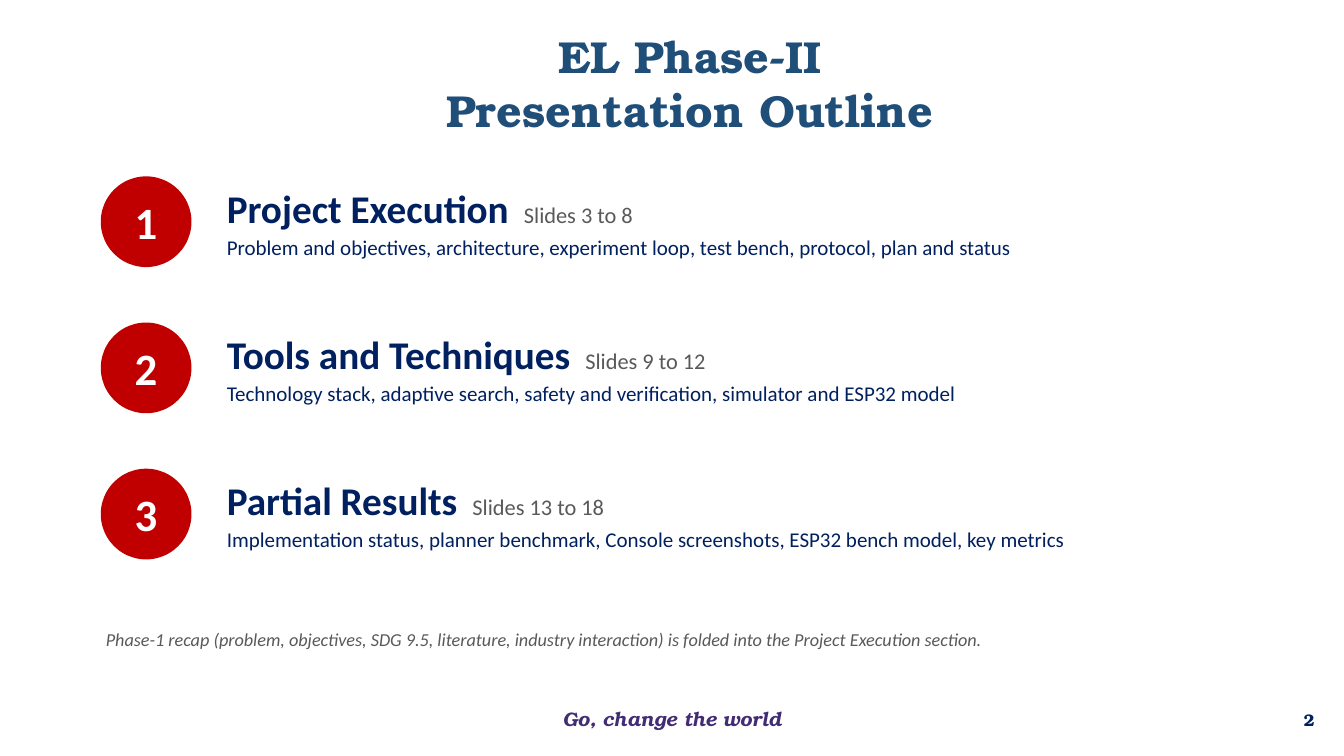
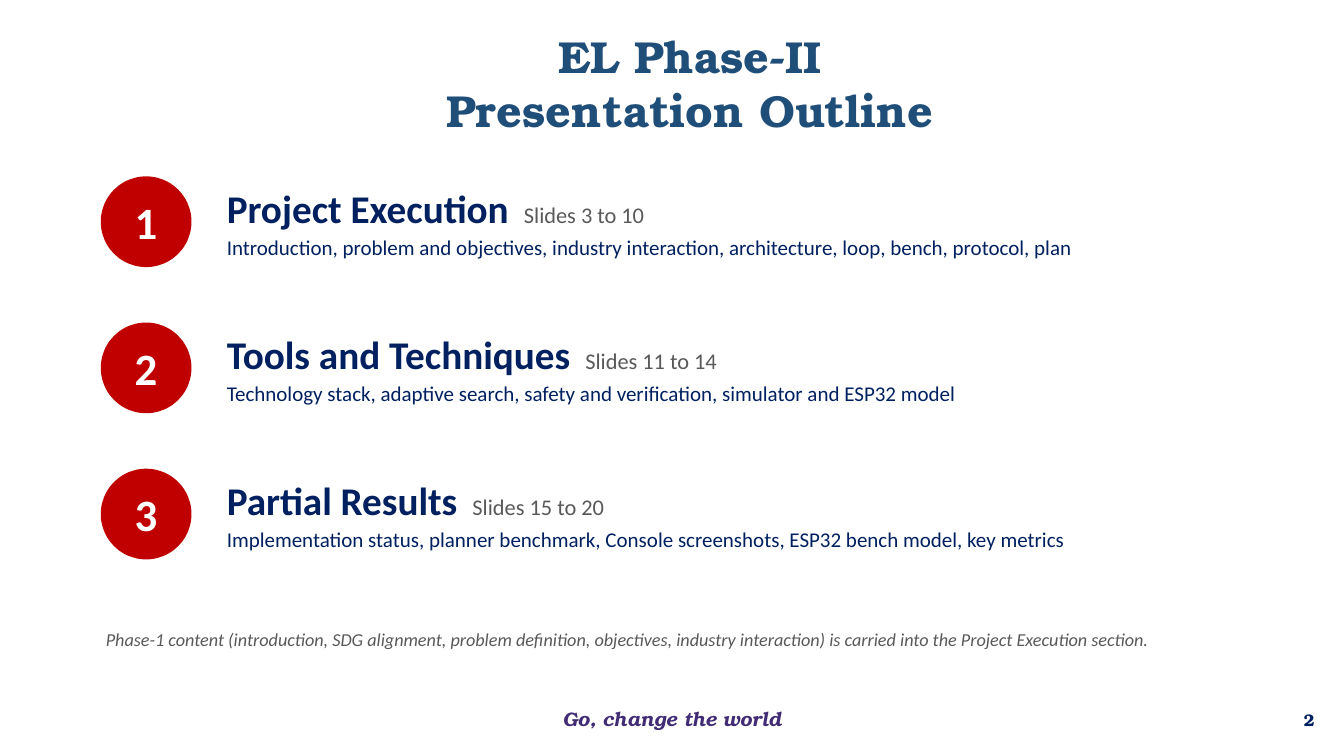
Before and after one commit to overclocked-2124/ChipCheck, a slide deck: slide 2 of docs/presentation/AI-Driven Adaptive Physical Testing for Embedded Systems - Phase 2.pptx. Drawn at 1344x756 pixels with LibreOffice and Linux fonts; fonts in the diff are those of the drawing; background and template pictures are left out. Boxes give left, top, right and bottom in pixels: in the first picture for what was removed or moved away, otherwise in the second. Text is boxed around its words. In the diff, an @@ line names an element or a change of style, - is before the commit and + after.

```diff
--- a/docs/presentation/AI-Driven Adaptive Physical Testing for Embedded Systems - Phase 2.pptx
+++ b/docs/presentation/AI-Driven Adaptive Physical Testing for Embedded Systems - Phase 2.pptx
@@ text at box(227, 195, 1071, 259): text changed @@
-Project Execution Slides 3 to 8
-Problem and objectives, architecture, experiment loop, test bench, protocol, plan and status
+Project Execution Slides 3 to 10
+Introduction, problem and objectives, industry interaction, architecture, loop, bench, protocol, plan
@@ text at box(227, 341, 717, 375): text changed @@
-Tools and Techniques Slides 9 to 12
+Tools and Techniques Slides 11 to 14
@@ text at box(227, 487, 604, 516): text changed @@
-Partial Results Slides 13 to 18
+Partial Results Slides 15 to 20
@@ text at box(106, 633, 1148, 649): text changed @@
-Phase-1 recap (problem, objectives, SDG 9.5, literature, industry interaction) is folded into the Project Execution section.
+Phase-1 content (introduction, SDG alignment, problem definition, objectives, industry interaction) is carried into the Project Execution section.
```
Also in this commit, not shown: 1 other slide changed, 2 slides added.
